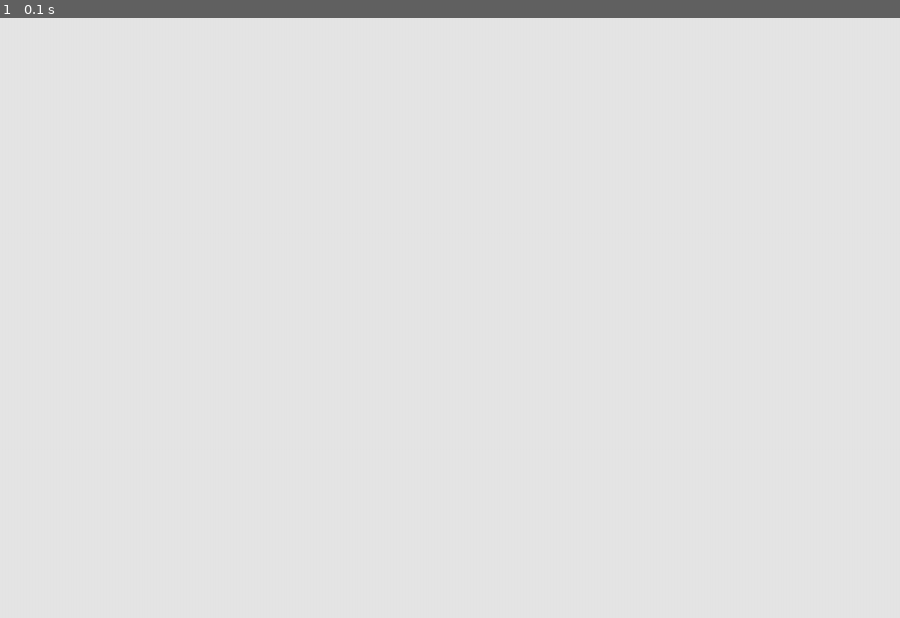
Above: before the commit, frame 1.
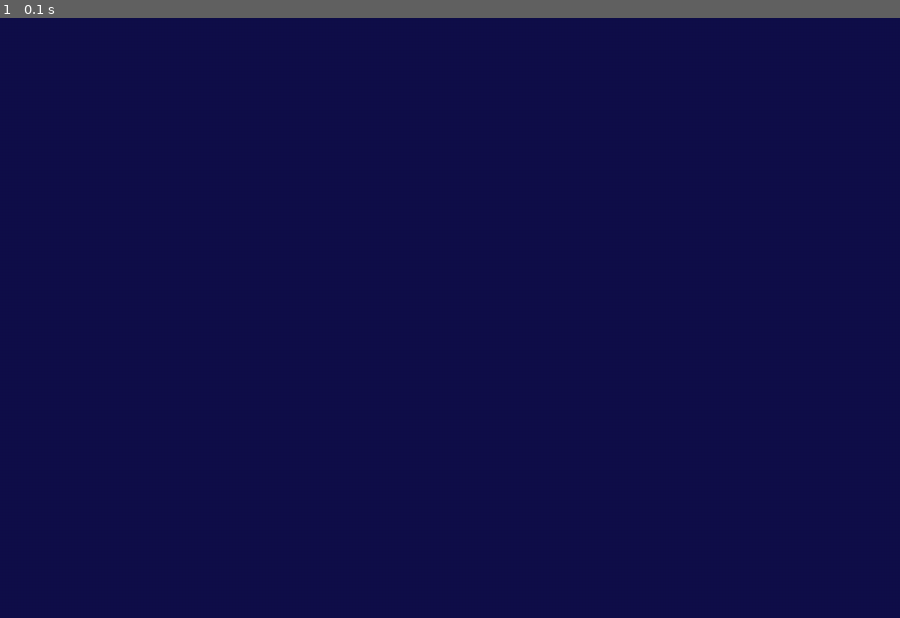
Above: after the commit, the same moment.

Repository: consolekid/Alien-Invasion-Pygame
Game: pygame game, started from alien_invasion.py
The game is run twice, just before and just after one commit, with the same random seed, the same clock (stepped at 60 frames per second) and the same inputs.
Inputs:
- Up to frame 1 (0.1 s): no input

The runs differ from the first frame. In frame 1, 100% of the frame differs, in the area x 0-100%, y 0-100%.

Commit message:
adding the ship

Diff:
--- a/settings.py
+++ b/settings.py
@@ -6,4 +6,4 @@
         #Screen settings
         self.screen_width = 1200
         self.screen_height = 800
-        self.bg_colour = (230, 230, 230)
+        self.bg_colour = (16, 15, 74)
